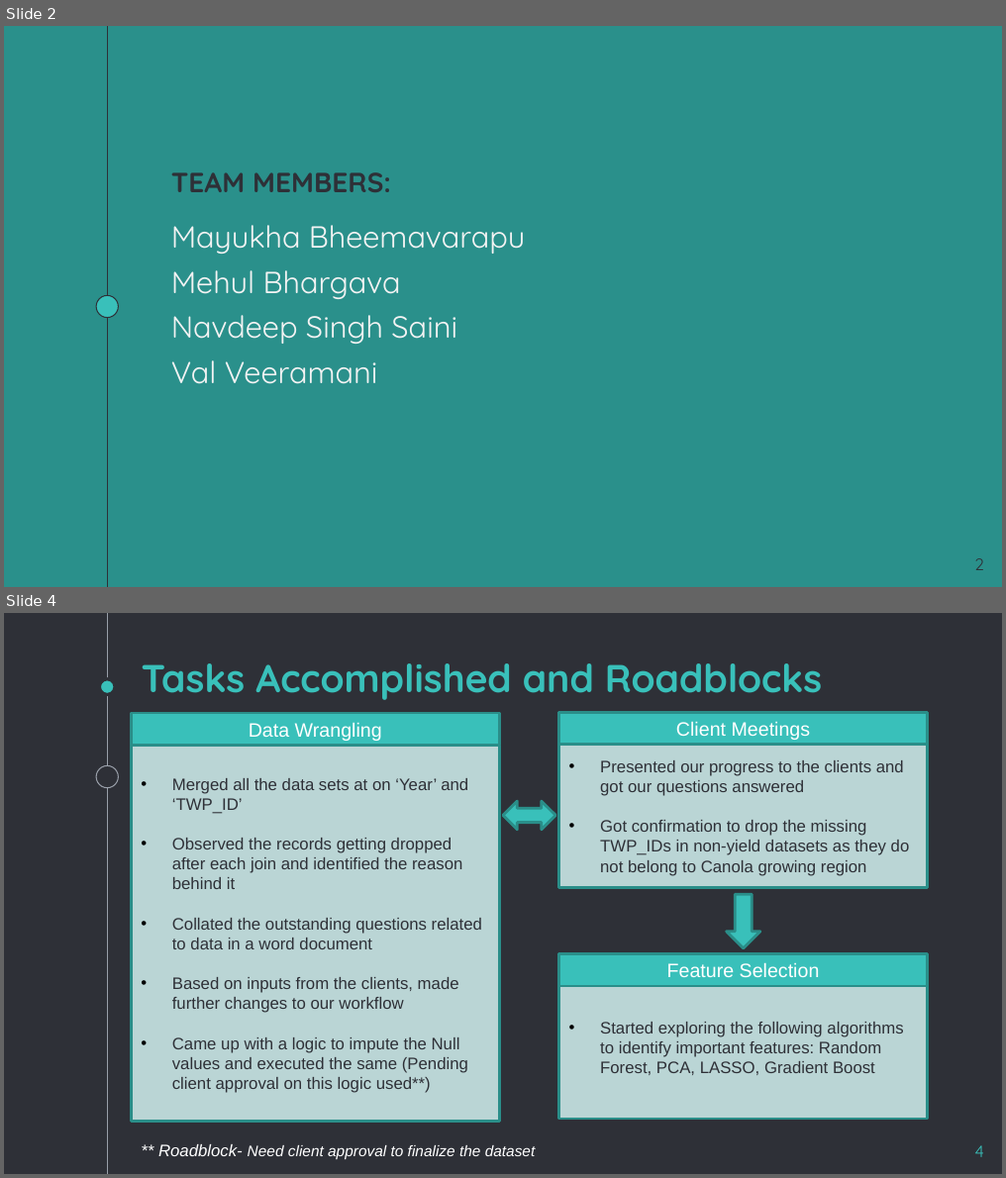
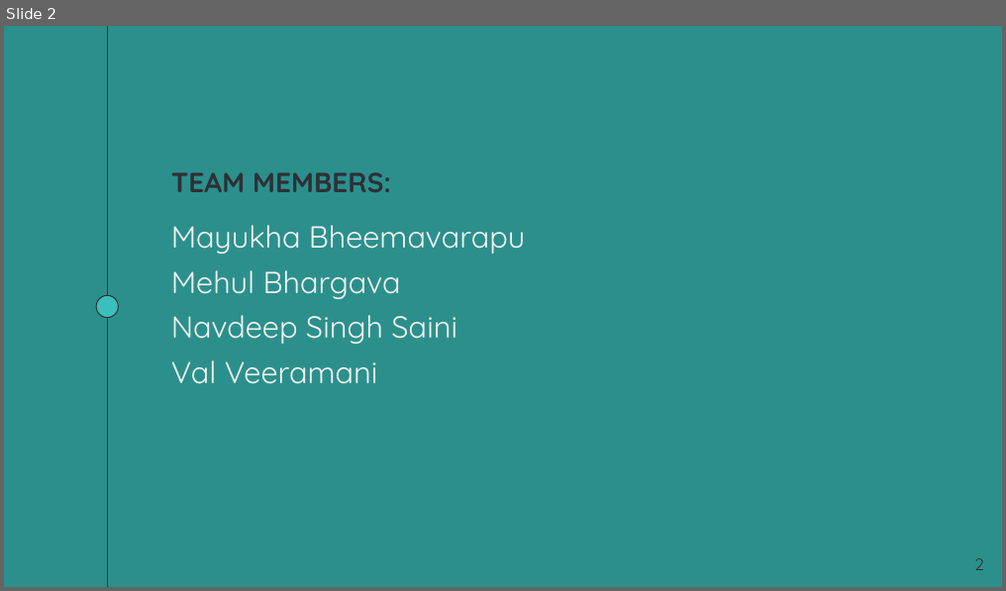
Before and after one commit to navdeep94/AAFC_UBC_Capstone_Crop_Prediction, a slide deck: admin/weekly-updates/AAFC_Capstone_week3.pptx. Shown one above the other, each under a label of ours: slides 2 and 4 before the commit, slide 2 after it; the slides between them are not shown. The pictures are 1006x1178 and 1006x591 pixels, drawn with LibreOffice and Linux fonts; fonts in the diff are those of the drawing. Boxes give left, top, right and bottom in pixels: in the first picture for what was removed or moved away, otherwise in the second. Text is boxed around its words. In the diff, an @@ line names an element or a change of style, - is before the commit and + after.

```diff
--- a/admin/weekly-updates/AAFC_Capstone_week3.pptx
+++ b/admin/weekly-updates/AAFC_Capstone_week3.pptx
@@ slide 4 removed at (4, 613, 1002, 1174), background #2E3037 @@
@@ line removed from (107, 613) to (107, 1173) @@
@@ title removed at (142, 663, 822, 700) @@
-Tasks Accomplished and Roadblocks
@@ ellipse removed at (100, 679, 116, 695) @@
@@ rectangle removed at (131, 713, 499, 746) @@
-Data Wrangling
@@ rectangle removed at (558, 712, 927, 744) @@
-Client Meetings
@@ rectangle removed at (131, 746, 499, 1121) @@
-• Merged all the data sets at on ‘Year’ and ‘TWP_ID’
-• Observed the records getting dropped after each join and identified the reason behind it
-• Collated the outstanding questions related to data in a word document
-• Based on inputs from the clients, made further changes to our workflow
-• Came up with a logic to impute the Null values and executed the same (Pending client approval on this logic used**)
@@ rectangle removed at (558, 745, 927, 888) @@
-• Presented our progress to the clients and got our questions answered
-• Got confirmation to drop the missing TWP_IDs in non-yield datasets as they do not belong to Canola growing region
@@ ellipse removed at (96, 765, 118, 787) @@
@@ left right arrow removed at (503, 802, 555, 830) @@
@@ down arrow removed at (727, 894, 760, 949) @@
@@ rectangle removed at (558, 955, 927, 986) @@
-Feature Selection
@@ rectangle removed at (558, 975, 927, 1119) @@
-• Started exploring the following algorithms to identify important features: Random Forest, PCA, LASSO, Gradient Boost
@@ text removed at (158, 1145, 536, 1159) @@
-** Roadblock- Need client approval to finalize the dataset
@@ page number removed at (975, 1146, 984, 1157) @@
-4
```
Also in this commit, not shown: 3 other slides changed, 2 slides added, 1 other slide removed, 5 other files.
